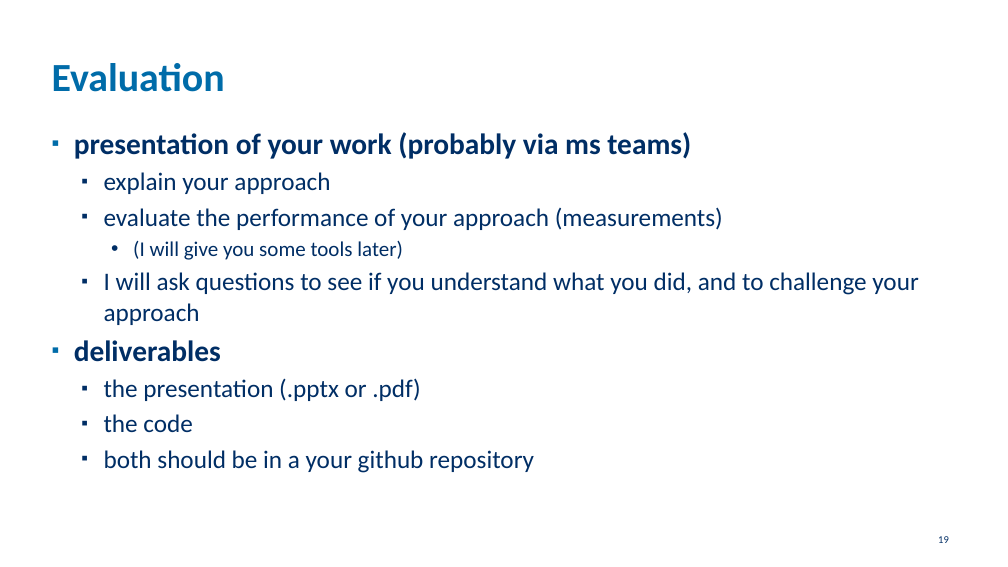
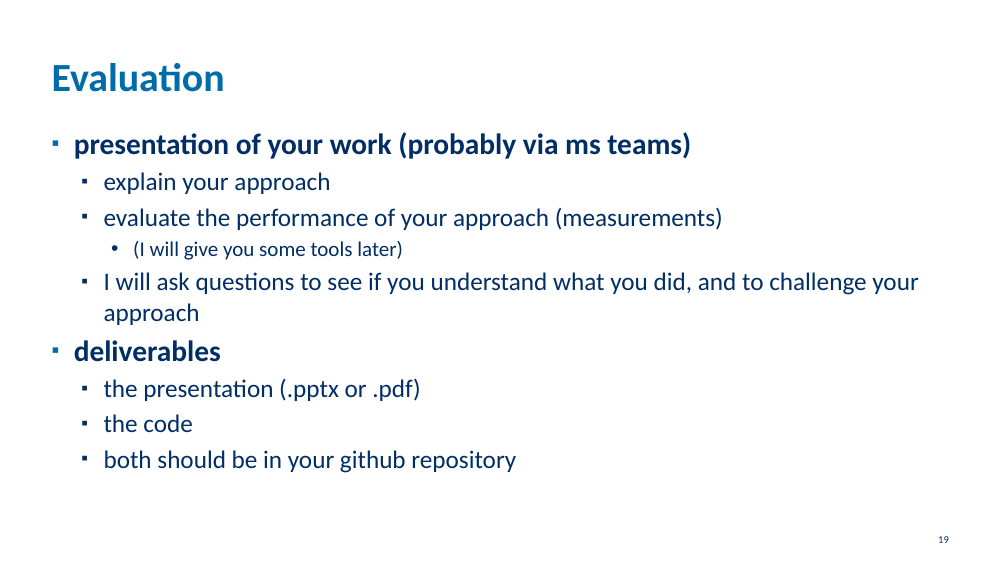
Before and after one commit to etijskens/pp, a slide deck: slide 19 of course-material/assignment-2021.pptx. Drawn at 1008x567 pixels with LibreOffice and Linux fonts; fonts in the diff are those of the drawing; background and template pictures are left out. Boxes give left, top, right and bottom in pixels: in the first picture for what was removed or moved away, otherwise in the second. Text is boxed around its words. In the diff, an @@ line names an element or a change of style, - is before the commit and + after.

```diff
--- a/course-material/assignment-2021.pptx
+++ b/course-material/assignment-2021.pptx
@@ text at (104,450,516,473): text changed @@
-  ▪ both should be in a your github repository
+  ▪ both should be in your github repository
```
Also in this commit, not shown: 3 other slides changed, 4 slides added, 1 other file.
